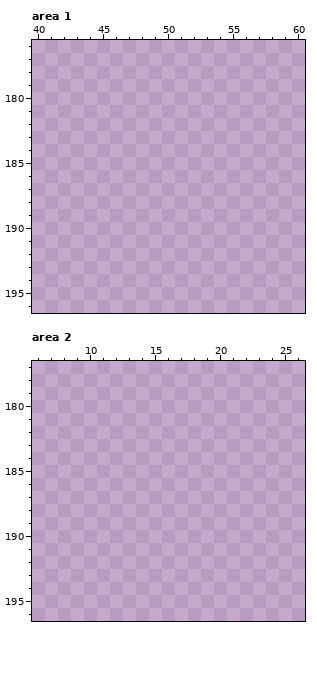
A pixel-art file gets an edit: Assets/Sprites/objects.aseprite. That is the earlier state.
1024x1024 pixels, 1 frame. Colours within 5 levels of each other are drawn and written as one. Shown: area 1: x 40..60, y 176..196; area 2: x 6..26, y 177..196. The commit also changed other parts of the picture, which this record leaves out.
After the commit:
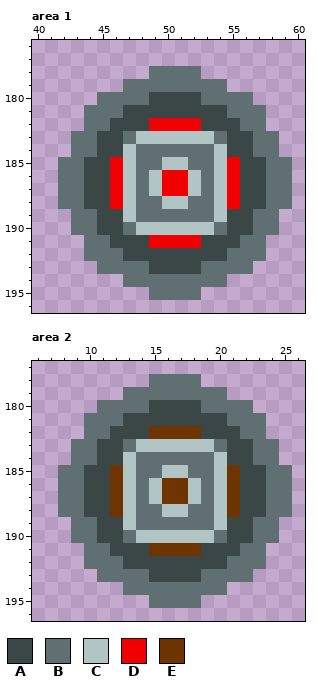
Palette (. is transparent): A #3b4747  B #606f72  C #b1c6c4  D #f00000  E #6e3503
The exact change:
--- area 1
@@ x 40..60 @@
 177 .....................
-178 .....................
-179 .....................
-180 .....................
-181 .....................
-182 .....................
-183 .....................
-184 .....................
-185 .....................
-186 .....................
-187 .....................
-188 .....................
-189 .....................
-190 .....................
-191 .....................
-192 .....................
-193 .....................
-194 .....................
-195 .....................
+178 .........BBBB........
+179 .......BBBBBBBB......
+180 .....BBBBAAAABBBB....
+181 ....BBBAAAAAAAABBB...
+182 ....BBAAADDDDAAABB...
+183 ...BBAABCCCCCCBAABB..
+184 ...BBAACBBBBBBCAABB..
+185 ..BBAADCBBCCBBCDAABB.
+186 ..BBAADCBCDDCBCDAABB.
+187 ..BBAADCBCDDCBCDAABB.
+188 ..BBAADCBBCCBBCDAABB.
+189 ...BBAACBBBBBBCAABB..
+190 ...BBAABCCCCCCBAABB..
+191 ....BBAAADDDDAAABB...
+192 ....BBBAAAAAAAABBB...
+193 .....BBBBAAAABBBB....
+194 .......BBBBBBBB......
+195 .........BBBB........
 196 .....................
--- area 2
@@ x 6..26 @@
 177 .....................
-178 .....................
-179 .....................
-180 .....................
-181 .....................
-182 .....................
-183 .....................
-184 .....................
-185 .....................
-186 .....................
-187 .....................
-188 .....................
-189 .....................
-190 .....................
-191 .....................
-192 .....................
-193 .....................
-194 .....................
-195 .....................
+178 .........BBBB........
+179 .......BBBBBBBB......
+180 .....BBBBAAAABBBB....
+181 ....BBBAAAAAAAABBB...
+182 ....BBAAAEEEEAAABB...
+183 ...BBAABCCCCCCBAABB..
+184 ...BBAACBBBBBBCAABB..
+185 ..BBAAECBBCCBBCEAABB.
+186 ..BBAAECBCEECBCEAABB.
+187 ..BBAAECBCEECBCEAABB.
+188 ..BBAAECBBCCBBCEAABB.
+189 ...BBAACBBBBBBCAABB..
+190 ...BBAABCCCCCCBAABB..
+191 ....BBAAAEEEEAAABB...
+192 ....BBBAAAAAAAABBB...
+193 .....BBBBAAAABBBB....
+194 .......BBBBBBBB......
+195 .........BBBB........
 196 .....................
Where, in picture pixels (left, top, right, bottom), the same in both pictures:
added: (58, 66, 292, 300)
added: (58, 374, 292, 608)
